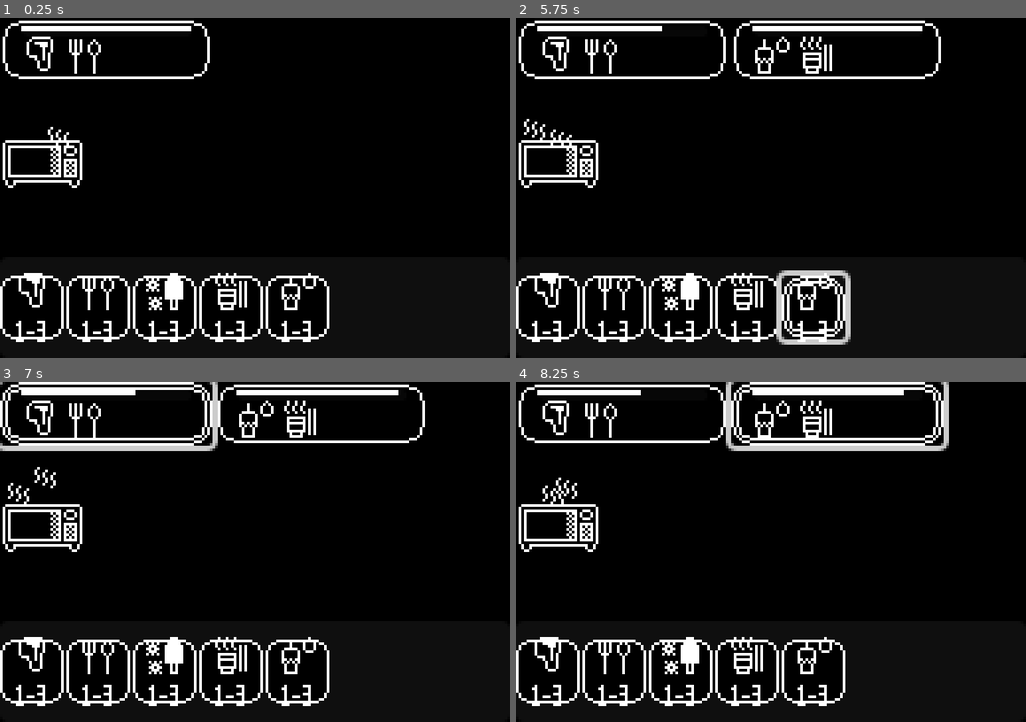
Above: before the commit, frames 1-4 (two rows, left to right).
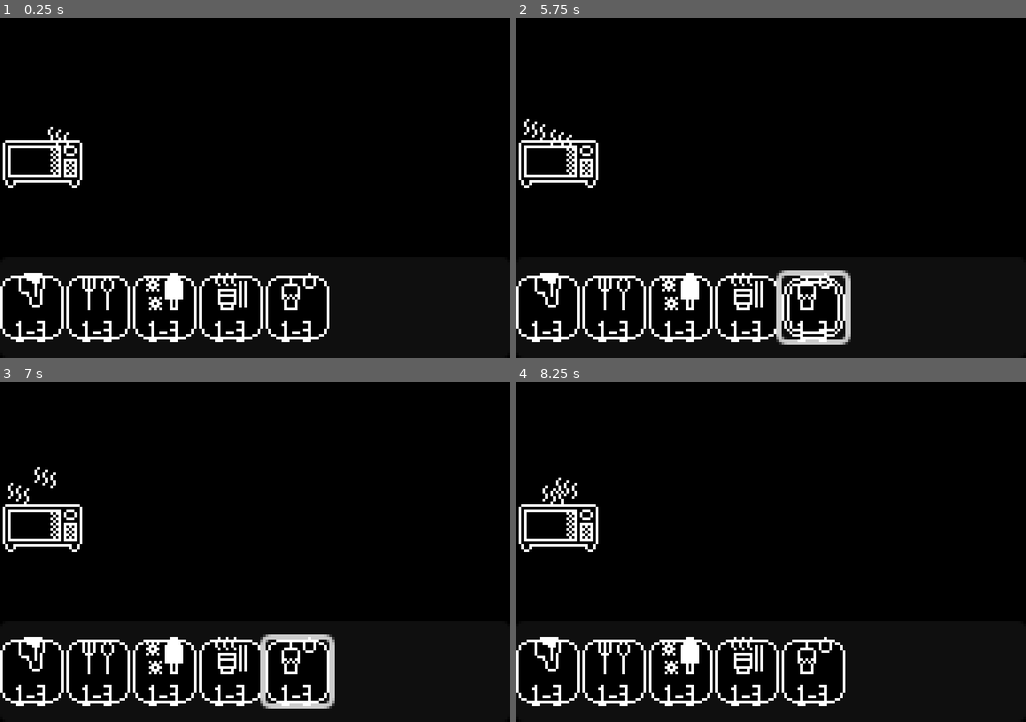
Above: after the commit, the same moments.

Repository: SpntKbrg/microwave-game
Game: Godot game, scene res://scenes/release/real_game_scene.tscn
Two runs of this game, one before a commit and one after it. Both use one fixed random seed, a clock stepped at 60 frames per second and the inputs below. This scene is started directly instead of the project's main scene.
Inputs (mouse positions are in pixels of both pictures, inside the frame that each line leads up to):
- Up to frame 1 (0.25 s): no input
- Up to frame 2 (5.75 s): click (623, 48) at 0.52 s; click (556, 147) at 1.25 s; click (546, 307) at 2 s; click (612, 307) at 2.77 s; click (679, 307) at 3.52 s; click (745, 307) at 4.27 s; click (811, 307) at 5.02 s
- Up to frame 3 (7 s): click (321, 412) at 5.77 s; click (107, 412) at 6.52 s
- Up to frame 4 (8.25 s): click (556, 511) at 7.25 s; click (837, 412) at 8.02 s

The runs differ from the first frame. In frame 1, 1.6% of the frame differs, in the area x 0-42%, y 0-18%; in frame 2, 3.2%; in frame 3, 5.6%, in the area x 0-84%, y 0-97%; in frame 4, 4.9%.
Error after the commit: Parse Error: Value of type "BasicMicrowaveUI" cannot be assigned to a variable of type "InspectModal". (res://scripts/game/scene/game_system.gd:28)

Commit message:
connect game sys to ui

Diff:
--- a/scripts/game/scene/game_system.gd
+++ b/scripts/game/scene/game_system.gd
@@ -5,6 +5,8 @@
 @export_category("Systems")
 @export var customer_system: CustomerSystem
 @export var item_factory: ItemFactory
+@export var microwave_inspect: MicrowaveInspect
+@export var input_state_handler: InputStateHandler
 
 @export_category("Internal")
 @export var __customer_data_holder: Node
@@ -14,12 +16,23 @@
 @export var __customer_node_template: PackedScene # CustomerUiData
 @export var __customer_button_template: PackedScene # CustomerButton
 
+var __inspect_modal: InspectModal
+
 func _ready() -> void:
-	subscribe_events()
+	__setup()
+	__subscribe_events()
 	start_game()
 
-func subscribe_events() -> void:
+
+func __setup() -> void:
+	__inspect_modal = microwave_inspect.get_microwave_ui()
+
+
+func __subscribe_events() -> void:
 	customer_system.on_add_customer.connect(on_event_customer_add)
+	input_state_handler.signal_show_microwave_ui.connect(
+		func (is_showing: bool): __inspect_modal.visible = is_showing
+	)
 
 func start_game() -> void:
 	customer_system.set_running(true)
